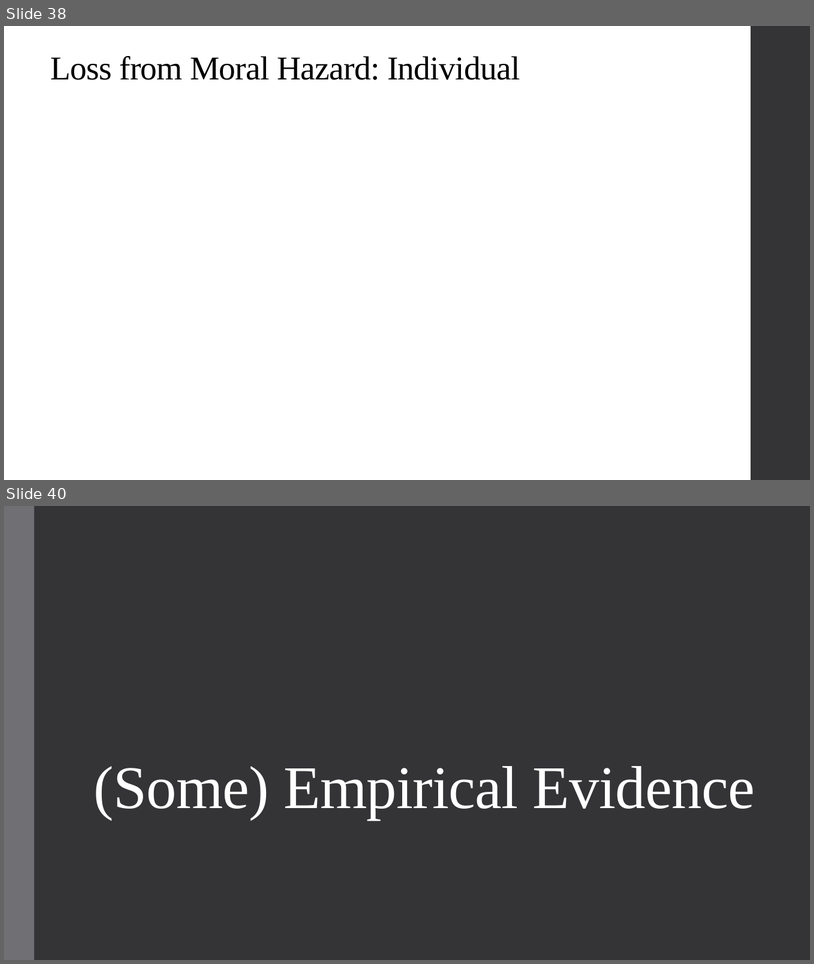
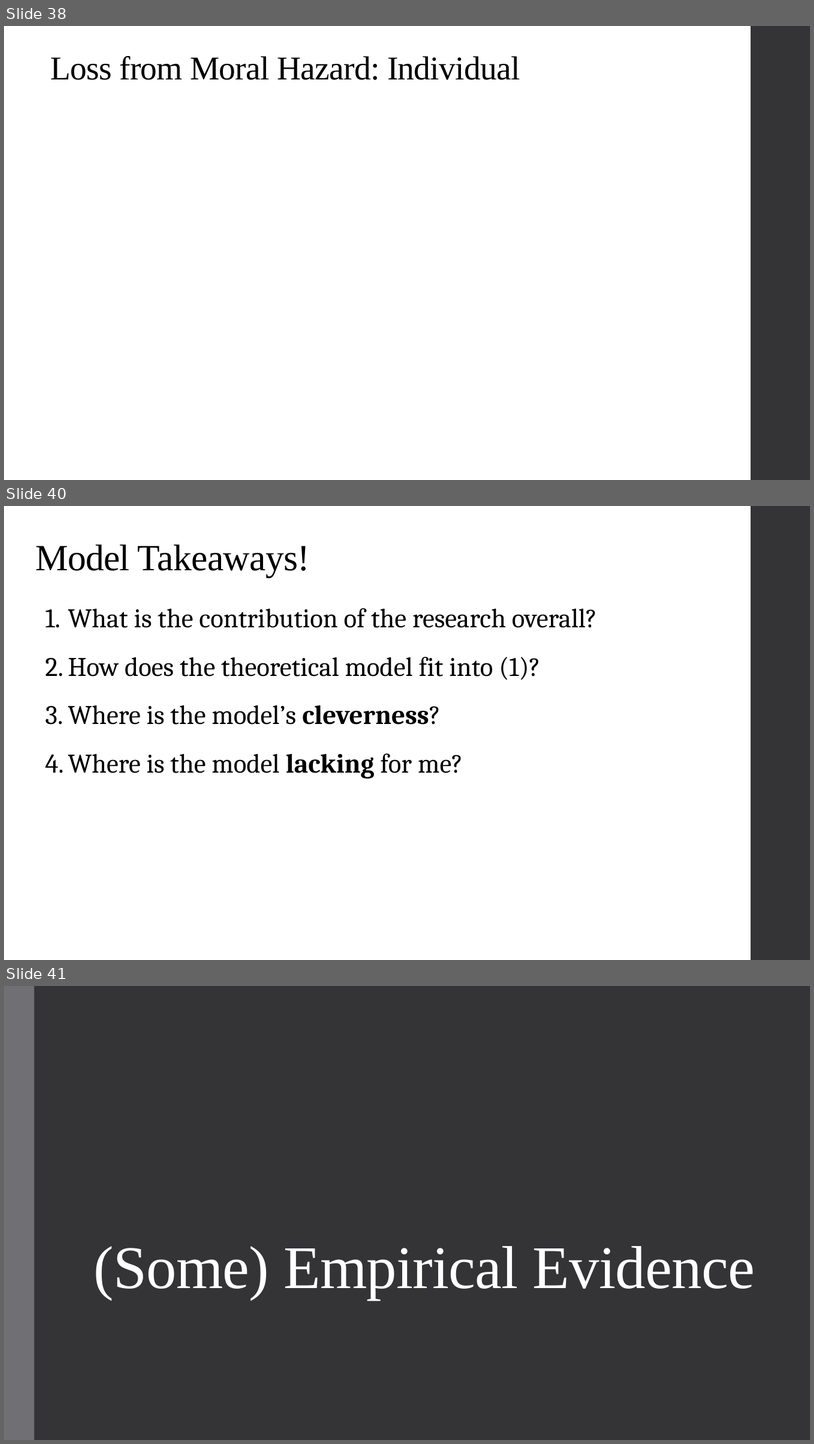
Before and after one commit to alex-hoagland/HAD6750H, a slide deck: Lecture02_MoralHazard/L2Slides_MoralHazard_2023W.pptx. Shown one above the other, each under a label of ours: slides 38 and 40 before the commit, slides 38, 40 and 41 after it; the slides between them are not shown. The pictures are 814x964 and 814x1444 pixels, drawn with LibreOffice and Linux fonts; fonts in the diff are those of the drawing; grey boxes stand for pictures. Boxes give left, top, right and bottom in pixels: in the first picture for what was removed or moved away, otherwise in the second. Text is boxed around its words. In the diff, an @@ line names an element or a change of style, - is before the commit and + after.

```diff
--- a/Lecture02_MoralHazard/L2Slides_MoralHazard_2023W.pptx
+++ b/Lecture02_MoralHazard/L2Slides_MoralHazard_2023W.pptx
@@ slide 40 added at box(4, 506, 810, 960), background #FFFFFF; not listed: 1 template element that a slide beside it also shows @@
@@ text added at box(35, 544, 310, 577), 44 pt, text #000000 @@
+Model Takeaways!
@@ text added at box(68, 608, 597, 778), 32 pt, text #000000 @@
+1. What is the contribution of the research overall?
+2. How does the theoretical model fit into (1)?
+3. Where is the model’s cleverness?
+4. Where is the model lacking for me?
@@ what was slide 40 is now slide 41 @@
```
Also in this commit, not shown: 2 slides changed, 3 other slides added, 3 other files.
